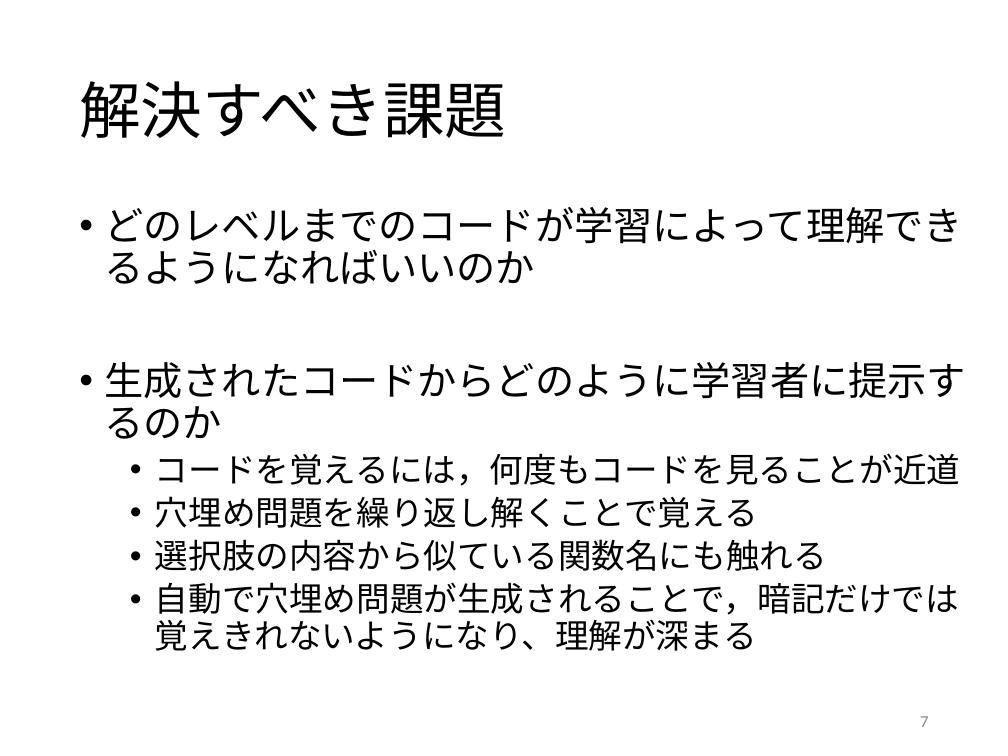
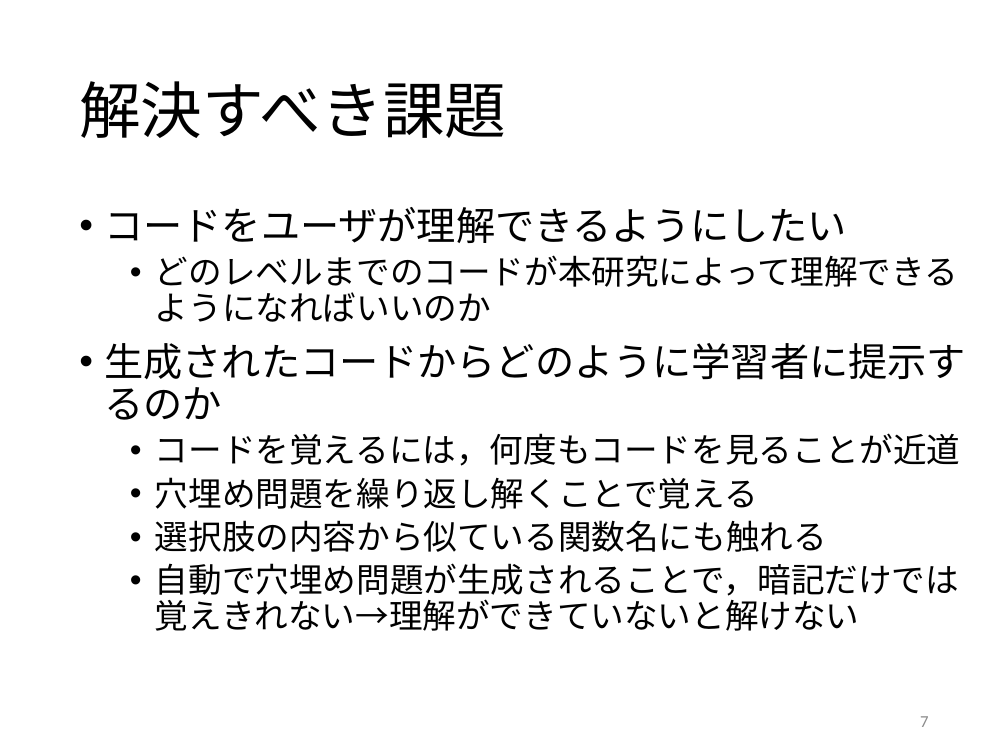
Before and after one commit to kait-takanolab/1821121-shimaoka-thesis, a slide deck: slide 7 of 1821121_shimaoka_sotsuken.pptx. Drawn at 1008x756 pixels with LibreOffice and Linux fonts; fonts in the diff are those of the drawing. Boxes give left, top, right and bottom in pixels: in the first picture for what was removed or moved away, otherwise in the second. Text is boxed around its words. In the diff, an @@ line names an element or a change of style, - is before the commit and + after.

```diff
--- a/1821121_shimaoka_sotsuken.pptx
+++ b/1821121_shimaoka_sotsuken.pptx
@@ text at <box>105,207,958,322</box>: text changed; size 28 to 24 pt @@
-• どのレベルまでのコードが学習によって理解できるようになればいいのか
+• コードをユーザが理解できるようにしたい
+  • どのレベルまでのコードが本研究によって理解できるようになればいいのか
@@ text at <box>155,563,959,631</box>: text changed @@
-  • 自動で穴埋め問題が生成されることで，暗記だけでは覚えきれないようになり、理解が深まる
+  • 自動で穴埋め問題が生成されることで，暗記だけでは覚えきれない→理解ができていないと解けない
```
Also in this commit, not shown: 1 slide removed, 1 other file.
